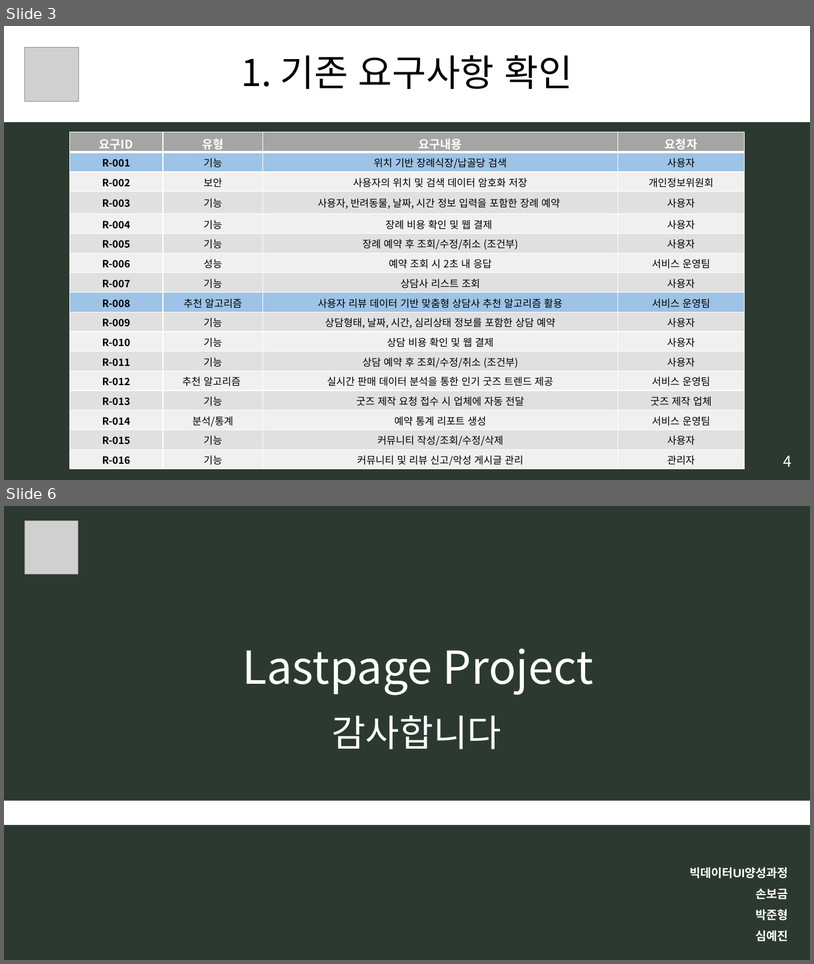
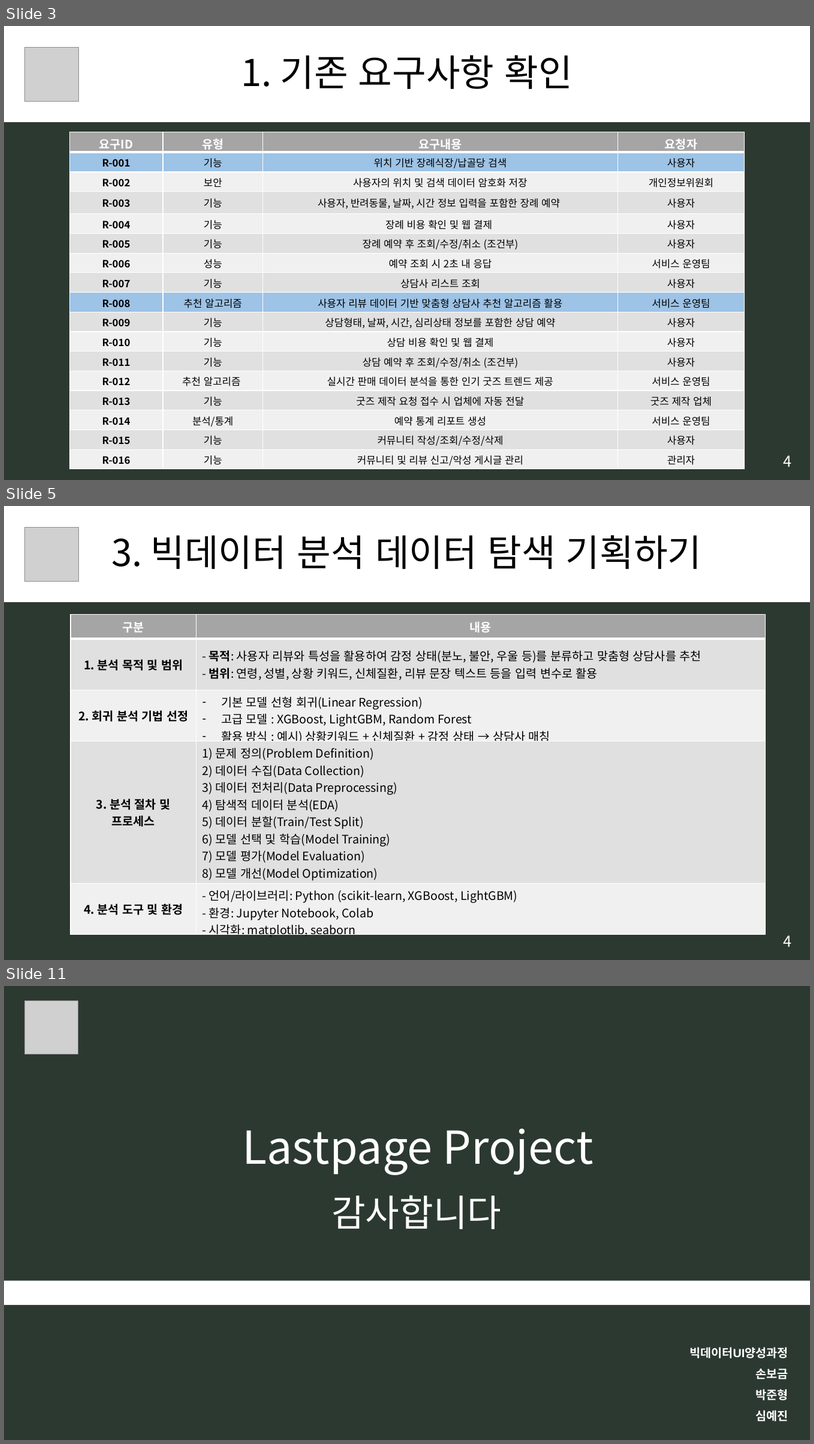
Before and after one commit to BIGDATA-UI-T3/Lastpage_Project, a slide deck: [모듈] 10. 빅데이터 분석기획.pptx. Shown one above the other, each under a label of ours: slides 3 and 6 before the commit, slides 3, 5 and 11 after it; the slides between them are not shown. The pictures are 814x964 and 814x1444 pixels, drawn with LibreOffice and Linux fonts; fonts in the diff are those of the drawing; grey boxes stand for pictures. Boxes give left, top, right and bottom in pixels: in the first picture for what was removed or moved away, otherwise in the second. Text is boxed around its words. In the diff, an @@ line names an element or a change of style, - is before the commit and + after.

```diff
--- a/[모듈] 10. 빅데이터 분석기획.pptx
+++ b/[모듈] 10. 빅데이터 분석기획.pptx
@@ slide 5 added at box(4, 506, 810, 960), background #2C3930 @@
@@ rectangle added at box(4, 506, 810, 602), fill #FFFFFF, 44 pt, text #000000 @@
+3. 빅데이터 분석 데이터 탐색 기획하기
@@ picture added at box(24, 527, 78, 581) @@
@@ table added at box(71, 614, 765, 940), 5 rows, 2 columns @@
+구분 | 내용
+1. 분석 목적 및 범위 | - 목적: 사용자 리뷰와 특성을 활용하여 감정 상태(분노, 불안, 우울 등)를 분류하고 맞춤형 상담사를 추천 - 범위: 연령, 성별, 상황 키워드, 신체질환, 리뷰 문장 텍스트 등을 입력 변수로 활용
+2. 회귀 분석 기법 선정 | 기본 모델 선형 회귀(Linear Regression) / 고급 모델 : XGBoost, LightGBM, Random Forest / 활용 방식 : 예시) 상황키워드 + 신체질환 + 감정 상태 → 상담사 매칭
+3. 분석 절차 및 프로세스 | 1) 문제 정의(Problem Definition) 2) 데이터 수집(Data Collection) 3) 데이터 전처리(Data Preprocessing) 4) 탐색적 데이터 분석(EDA) 5) 데이터 분할(Train/Test Split) 6) 모델 선택 및 학습(Model Training) 7) 모델 평가(Model Evaluation) 8) 모델 개선(Model Optimization) 9) 모델 배포 및 활용(Deployment)
+4. 분석 도구 및 환경 | - 언어/라이브러리: Python (scikit-learn, XGBoost, LightGBM) - 환경: Jupyter Notebook, Colab - 시각화: matplotlib, seaborn
@@ text added at box(784, 935, 792, 946), 18 pt, text #FFFFFF @@
+4
@@ what was slide 6 is now slide 11 @@
```
Also in this commit, not shown: 2 slides changed, 4 other slides added, 1 other file.
